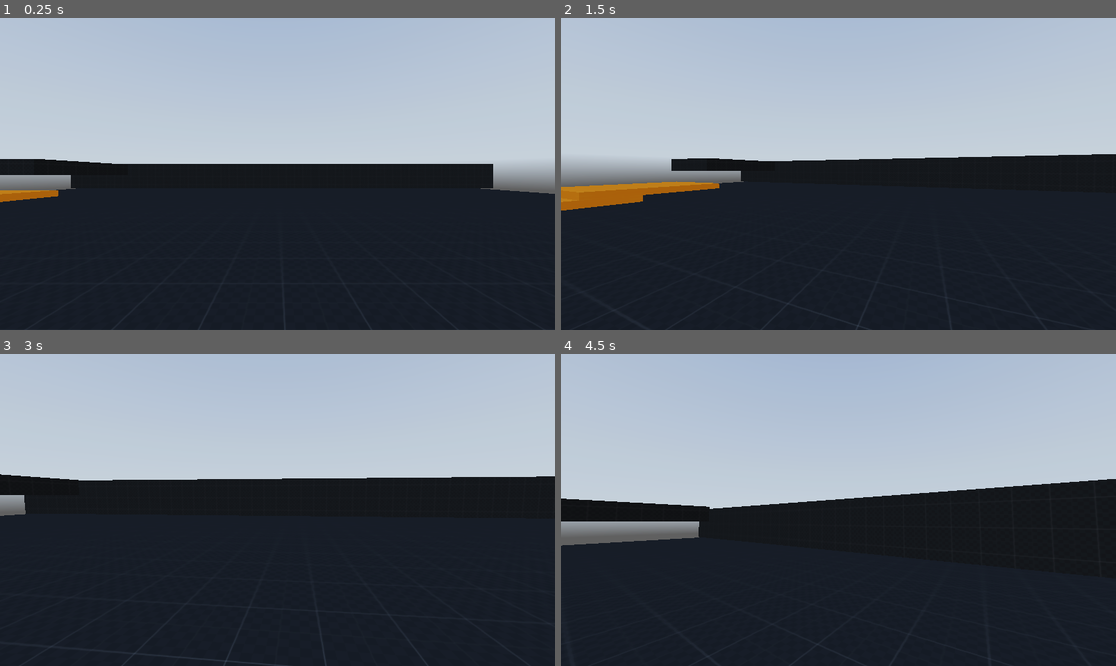
Above: before the commit, frames 1-4 (two rows, left to right).
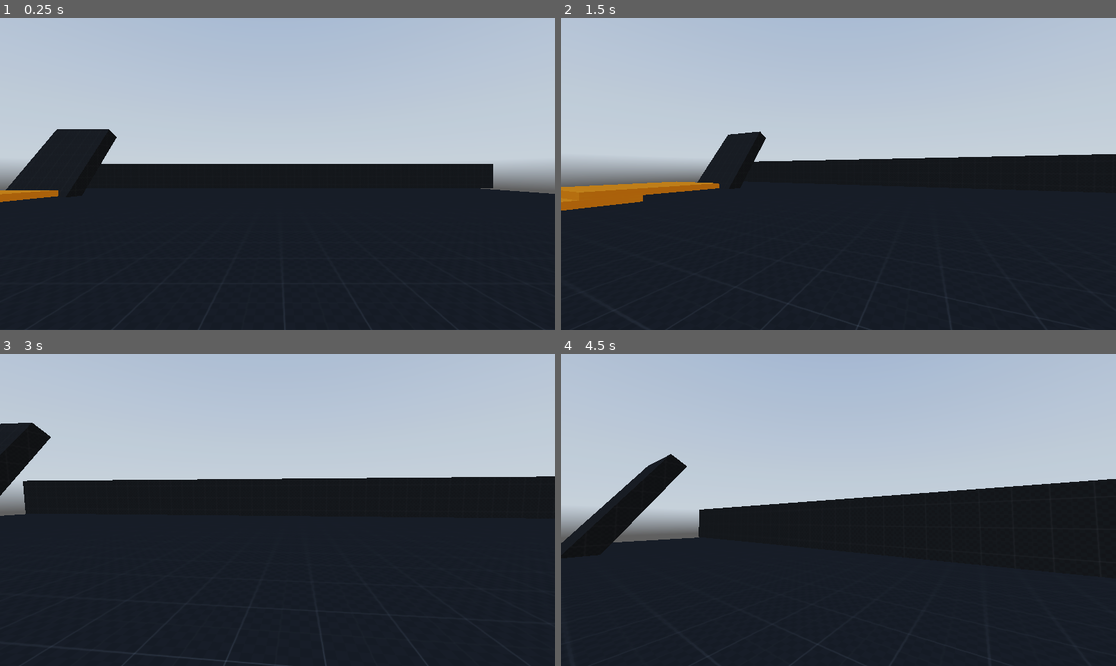
Above: after the commit, the same moments.

Repository: Robot-Joe/babysfirstfps
Game: Godot game, scene res://world.tscn
The game is run twice, just before and just after one commit, with the same random seed, the same clock (stepped at 60 frames per second) and the same inputs. A sky picture missing from this copy of the repository is replaced by a grey-blue gradient.
Inputs (mouse positions are in pixels of both pictures, inside the frame that each line leads up to):
- Up to frame 1 (0.25 s): no input
- Up to frame 2 (1.5 s): tap Enter (ui_accept) at 0.5, 0.77 s; move the mouse to (866, 174) at 0.52 s; hold Ctrl (Crouch) 0.53-1.28 s; hold W (Forward) from 0.53 s (still down); move the mouse to (810, 174) at 1.27 s; tap Shift (Sprint) at 1.35 s
- Up to frame 3 (3 s): keep holding W (Forward); tap Enter (ui_accept) at 1.52 s; move the mouse to (288, 503) at 2.02 s; hold Ctrl (Crouch) 2.03-2.78 s; move the mouse to (271, 516) at 2.77 s; tap Shift (Sprint) at 2.85 s
- Up to frame 4 (4.5 s): keep holding W (Forward); tap Enter (ui_accept) at 3.02, 3.77 s; move the mouse to (877, 513) at 3.52 s; hold Ctrl (Crouch) 3.53-4.28 s; move the mouse to (794, 506) at 4.27 s; tap Shift (Sprint) at 4.35 s

The runs differ from the first frame. In frame 1, 2.0% of the frame differs, in the area x 0-22%, y 35-59%; in frame 2, 1.2%; in frame 3, 1.3%; in frame 4, 2.7%, in the area x 0-27%, y 32-62%.

Commit message:
tiny bit more stair code

Diff:
--- a/scripts/player.gd
+++ b/scripts/player.gd
@@ -75,11 +75,28 @@
 	_snapped_to_stairs_last_frame = did_snap
 
 @onready var _initial_seperation_ray_dist =abs($StepUpSeparationRay_F.position.z)
+
+var _last_xz_vel : Vector3 = Vector3(0,0,0)
+
 func _rotate_step_up_seperation_ray():
 	var xz_vel = velocity * Vector3(1,0,1)
+
+	if xz_vel.length() < 0.1:
+		xz_vel = _last_xz_vel
+	else:
+		_last_xz_vel = xz_vel
+
 	var xz_f_ray_pos = xz_vel.normalized() * _initial_seperation_ray_dist
 	$StepUpSeparationRay_F.global_position.x = self.global_position.x + xz_f_ray_pos.x
 	$StepUpSeparationRay_F.global_position.z = self.global_position.z + xz_f_ray_pos.z
+
+	var xz_l_ray_pos = xz_vel.rotated(Vector3(0,1.0,0), deg_to_rad(-50))
+	$StepUpSeparationRay_L.global_position.x = self.global_position.x + xz_f_ray_pos.x
+	$StepUpSeparationRay_L.global_position.z = self.global_position.z + xz_f_ray_pos.z
+
+	var xz_r_ray_pos = xz_vel.rotated(Vector3(0,1.0,0), deg_to_rad(50))
+	$StepUpSeparationRay_L.global_position.x = self.global_position.x + xz_f_ray_pos.x
+	$StepUpSeparationRay_L.global_position.z = self.global_position.z + xz_f_ray_pos.z
 
 
 func _physics_process(delta):
--- a/world.tscn
+++ b/world.tscn
@@ -142,7 +142,7 @@
 material = SubResource("StandardMaterial3D_036b0")
 
 [node name="CSGBox3D2" type="CSGBox3D" parent="stage/CSGBox3D"]
-transform = Transform3D(1, 0, 0, 0, 1, 0, 0, 0, 1, -18.8061, 2.77063, -17.4072)
+transform = Transform3D(1, 0, 0, 0, 0.552315, -0.833635, 0, 0.833635, 0.552315, -18.8357, 2.77063, -17.3696)
 use_collision = true
 size = Vector3(5.05615, 1.09277, 8.43652)
 material = SubResource("StandardMaterial3D_aqk2v")
@@ -186,6 +186,14 @@
 transform = Transform3D(1, 0, 0, 0, -4.37114e-08, -1, 0, 1, -4.37114e-08, 0, 0.5, -0.652526)
 shape = SubResource("SeparationRayShape3D_aqk2v")
 
+[node name="StepUpSeparationRay_L" type="CollisionShape3D" parent="Player"]
+transform = Transform3D(1, 0, 0, 0, -4.37114e-08, -1, 0, 1, -4.37114e-08, 0, 0.5, -0.652526)
+shape = SubResource("SeparationRayShape3D_aqk2v")
+
+[node name="StepUpSeparationRay_R" type="CollisionShape3D" parent="Player"]
+transform = Transform3D(1, 0, 0, 0, -4.37114e-08, -1, 0, 1, -4.37114e-08, 0, 0.5, -0.652526)
+shape = SubResource("SeparationRayShape3D_aqk2v")
+
 [node name="RayCast3D" type="RayCast3D" parent="Player"]
 transform = Transform3D(1, 0, 0, 0, 1, 0, 0, 0, 1, 0, -0.017, 0)
 target_position = Vector3(0, 2, 0)
